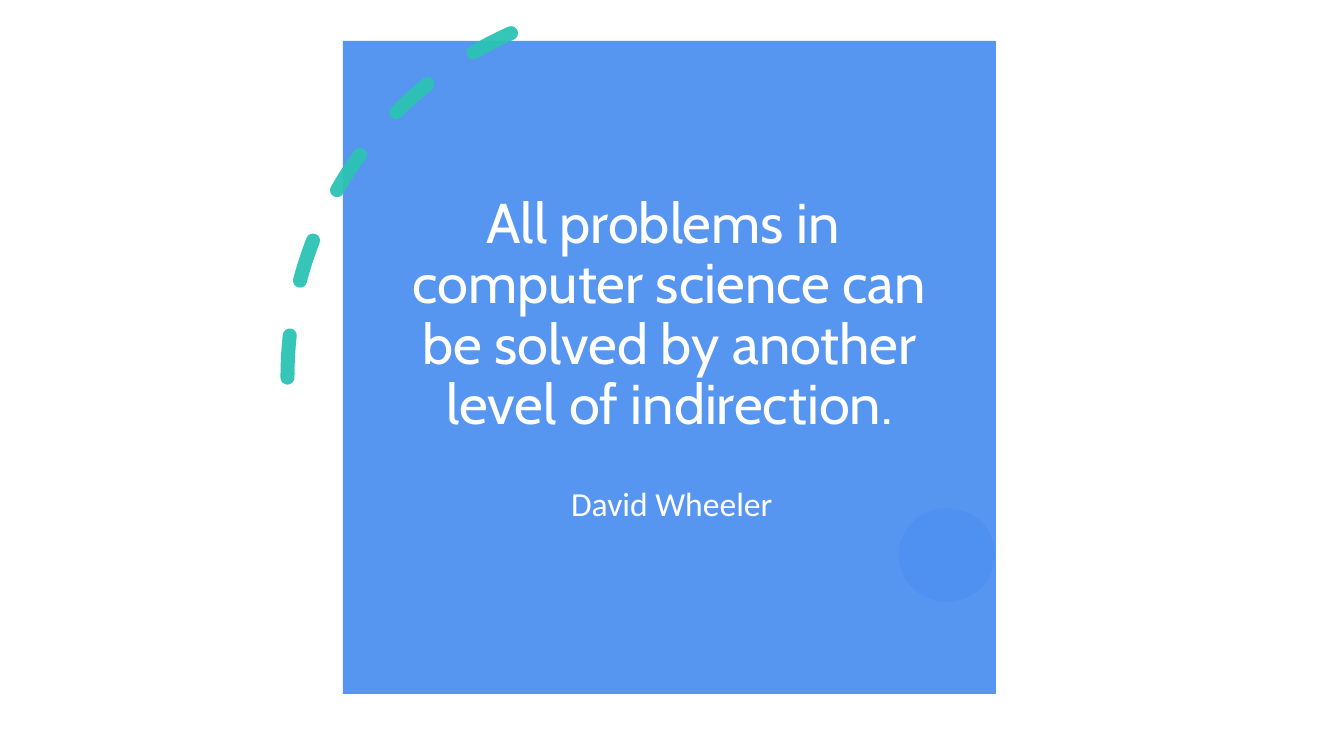
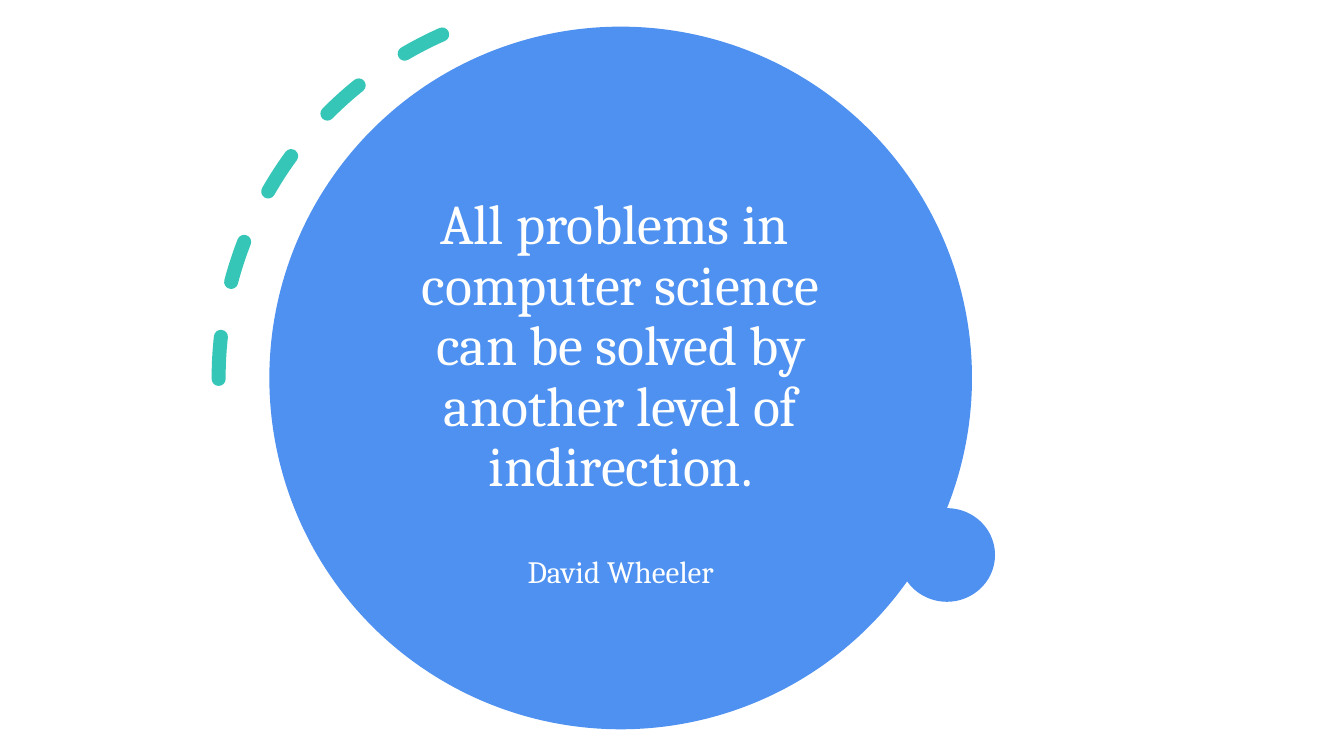
Before and after one commit to nembrinj/protofablab, a slide deck: slide 3 of presentations/Docker Containers.pptx. Drawn at 1344x756 pixels with LibreOffice and Linux fonts; fonts in the diff are those of the drawing. Boxes give left, top, right and bottom in pixels: in the first picture for what was removed or moved away, otherwise in the second. Text is boxed around its words. In the diff, an @@ line names an element or a change of style, - is before the commit and + after.

```diff
--- a/presentations/Docker Containers.pptx
+++ b/presentations/Docker Containers.pptx
@@ arc (boxed as its full ellipse) at [99,0,1090,756]: mirrored; rotation 156 to 336 degrees @@
@@ ellipse added at [269,26,972,729], fill #4E91F0, 40 pt, text #FFFFFF @@
+All problems in
+computer science can be solved by another level of indirection.
@@ title removed at [343,41,996,695] @@
-All problems in
-computer science can be solved by another level of indirection.
@@ text "David Wheeler": place and size @@
-text "David Wheeler" at [571,492,772,516]
+text "David Wheeler" at [528,561,714,583]
@@ text "David Wheeler" at [528,561,714,583]: size 24 to 22.2 pt, font Calibri to Cambria; line spacing 0.9 to 0.7; less space between paragraphs @@
```
Also in this commit, not shown: 7 other slides changed, 8 slides added, 4 slides removed.
